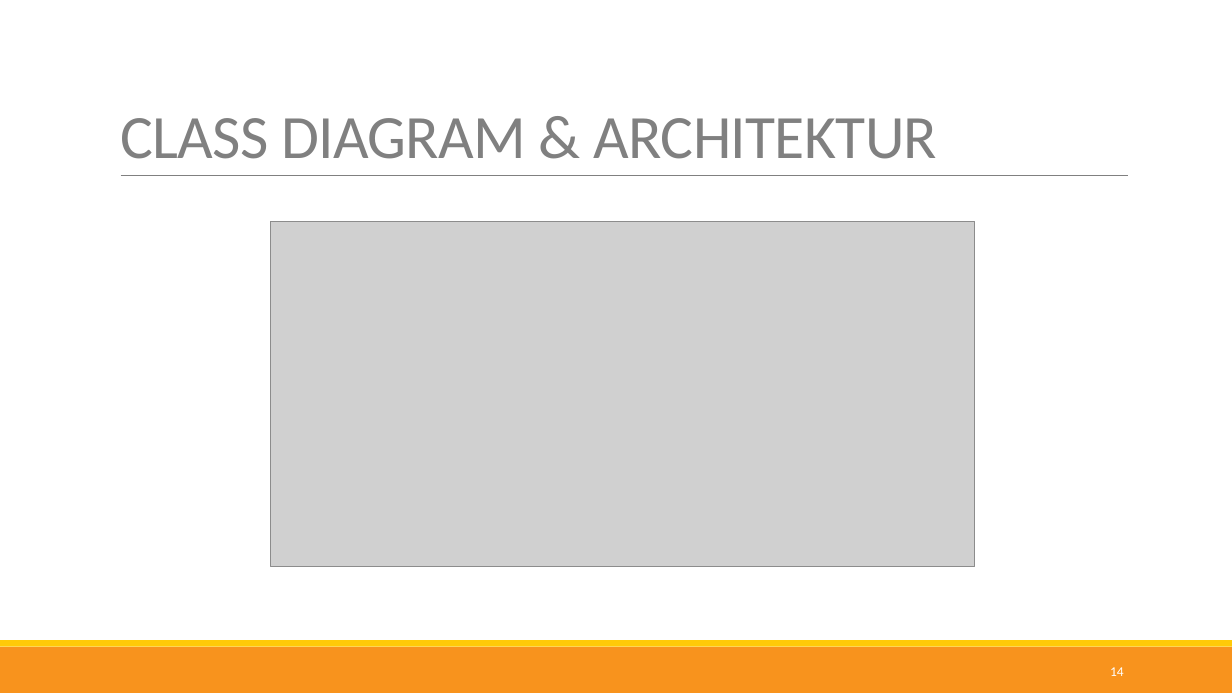
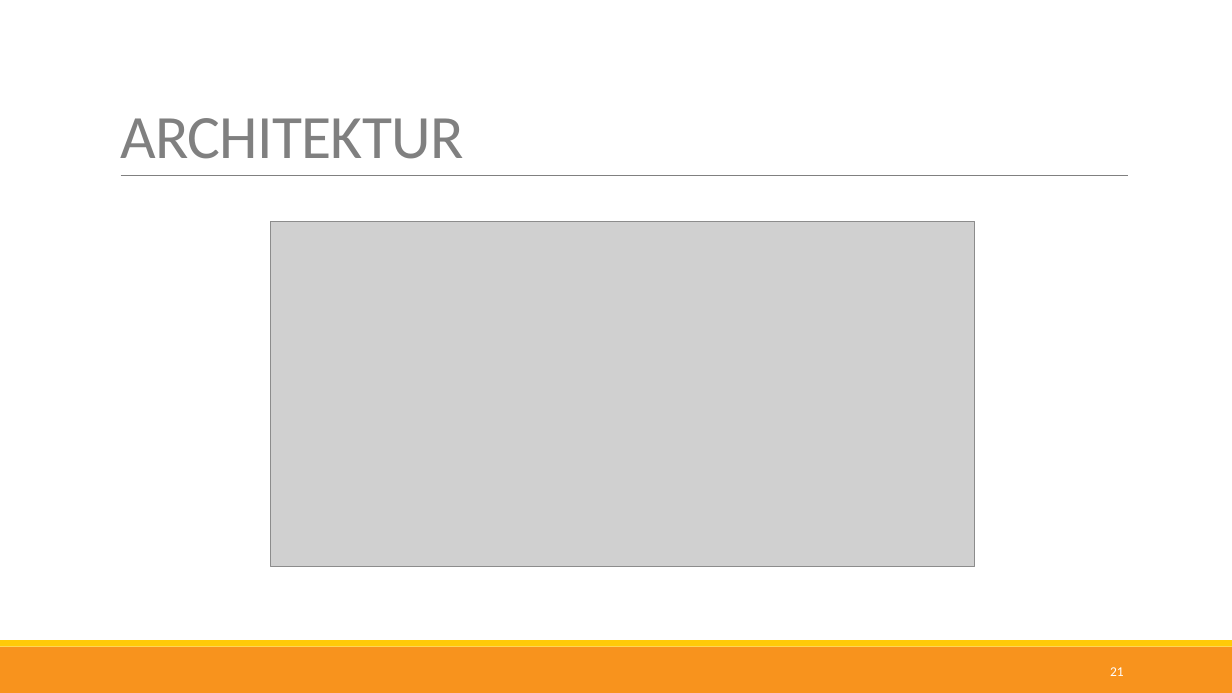
Before and after one commit to nappydevelopment/Nappy-the-ingenious-docs, a slide deck: slide 21 of presentation/Final/Final.pptx (slide 14 before the commit). Drawn at 1232x693 pixels with LibreOffice and Linux fonts; fonts in the diff are those of the drawing; grey boxes stand for pictures. Boxes give left, top, right and bottom in pixels: in the first picture for what was removed or moved away, otherwise in the second. Text is boxed around its words. In the diff, an @@ line names an element or a change of style, - is before the commit and + after.

```diff
--- a/presentation/Final/Final.pptx
+++ b/presentation/Final/Final.pptx
@@ title at (120,118,464,159): text changed @@
-CLASS DIAGRAM & ARCHITEKTUR
+ARCHITEKTUR
@@ page number at (1110,667,1124,676): text changed @@
-14
+21
```
Also in this commit, not shown: 6 other slides changed, 6 slides added, 4 slides removed, 3 other files.
